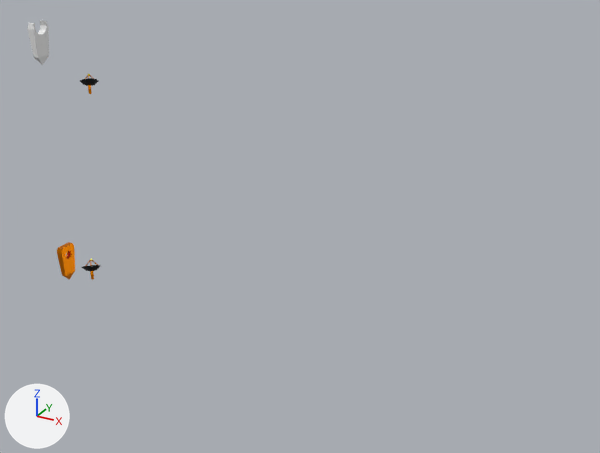
A saved change to the Blender file Unity/Astral Codex/Assets/stationv2.blend.
Rendered twice from a 50 mm lens placed at (136.4, -142.6, 90.9), pointed at (57.5, 0.9, 19.1). Every picture has the same lights, and +X, +Y and +Z are marked at lower left. The same objects are shown in both versions, whatever each file hides.

Script lines for the objects in view, before the commit:
```python
me_cube_006 = bpy.data.meshes.new('Cube.006')
me_cube_006.from_pydata(...)  # 13 vertices, 13 faces; spans x -1.0..1.0, y -2.36..2.36, z -5.59..4.45
me_icosphere_012 = bpy.data.meshes.new('Icosphere.012')
me_icosphere_012.from_pydata(...)  # 94 vertices, 108 faces; spans x -7.3..7.3, y -7.0..7.0, z -14.9..1.0
# faces by material slot: [20, 38, 50]
me_icosphere_012.materials.append(mat_light)  # yellow #fff855
me_icosphere_012.materials.append(mat_metal)  # orange #ff8e00
me_icosphere_012.materials.append(mat_floor)  # black #000000
ob_icosphere_007 = bpy.data.objects.new('Icosphere.007', me_icosphere_012)
ob_icosphere_007.location = (7.7, -11.0, 4.6)
ob_icosphere_007.rotation_euler = (-0.52, 0.0, 0.679)  # degrees (-30, 0, 39)
ob_icosphere_007.scale = (0.313, 0.313, 0.313)
ob_monolithnohole = bpy.data.objects.new('MonolithNoHole', me_cube_006)
ob_monolithnohole.location = (-11.6, 0.0, 52.3)
_m = ob_monolithnohole.modifiers.new('Boolean', 'BOOLEAN')
_m.object = ob_cylinder_009
```
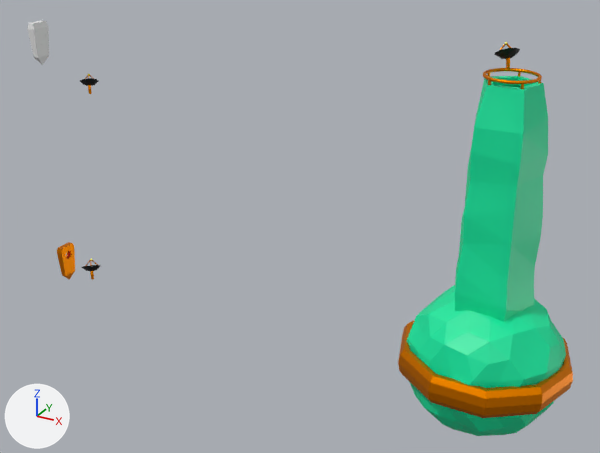
Changed parts and their boxes (x1, y1, x2, y2) in the pictures (600 x 453 px):
'Tower', added (green)
    after: (455, 76, 548, 322)
'Core', added (green)
    after: (406, 285, 566, 436)
'Leg Support Ring', added
    after: (398, 320, 573, 418)
'Light Ring', added (orange)
    after: (483, 68, 542, 84)
'Icosphere.006', added
    after: (495, 42, 520, 70)
    faces in mat_floor (black #000000): (495, 48, 520, 59)
'Light Ring Support', added
    after: (487, 72, 541, 89)

Edits to the bpy script that builds the scene:
```text
Add me_cube_007:
    me_cube_007.from_pydata([(4.415, 1.126, -0.934), (4.415, 1.126, 0.03), (4.308, 1.483, -0.934), (4.308, 1.483, 0.03), (4.771, 1.233, -0.934), (4.771, 1.233, 0.03), (4.665, 1.59, -0.934), (4.665, 1.59, 0.03)], [], [(0, 1, 3, 2), (2, 3, 7, 6), (6, 7, 5, 4), (4, 5, 1, 0), (2, 6, 4, 0), (7, 3, 1, 5)])
    me_cube_007.materials.append(mat_metal)  # orange #ff8e00
Add ob_light_ring_support:
    ob_light_ring_support = bpy.data.objects.new('Light Ring Support', me_cube_007)  # modifiers ARRAY
    ob_light_ring_support.location = (99.9, 0.0, 56.7)
Add ob_entryway_reference:
    ob_entryway_reference = bpy.data.objects.new('Entryway Reference', None)
    ob_entryway_reference.location = (99.85, 0.0273, 56.71)
    ob_entryway_reference.rotation_euler = (0.0, 0.0, 1.27)  # degrees (0, 0, 73)
Add ob_light_ring:
    ob_light_ring = bpy.data.objects.new('Light Ring', me_torus_014)  # a torus around z (ring radius 16.0, tube radius 1.0) spanning x -17.0..17.0, y -17.0..17.0, z -1.0..1.0; in mat_metal (orange #ff8e00)
    ob_light_ring.location = (99.9, 0.0, 56.9)
    ob_light_ring.scale = (0.295, 0.295, 0.295)
Add ob_leg_support_ring:
    ob_leg_support_ring = bpy.data.objects.new('Leg Support Ring', me_torus_011)  # a torus around z (ring radius 16.0, tube radius 1.5) spanning x -17.5..17.5, y -16.6..16.6, z -1.4..1.4; in mat_metal (orange #ff8e00)
    ob_leg_support_ring.location = (100.0, 0.0, 0.0)
    ob_leg_support_ring.scale = (1.0, 1.0, 2.08)
Add ob_core:
    ob_core = bpy.data.objects.new('Core', me_icosphere)  # 162 vertices, 320 faces; spans x -1.02..1.01, y -1.06..1.06, z -1.05..1.07; in mat_walls (green #00e7a0); modifiers BOOLEAN, BOOLEAN
    ob_core.location = (100.0, 0.0, 0.0)
    ob_core.scale = (15.0, 15.0, 15.0)
Add ob_core_interior:
    ob_core_interior = bpy.data.objects.new('Core Interior', me_sphere)  # a UV sphere (32 segments, 16 rings, poles along z) spanning x -1.0..1.0, y -1.0..1.0, z -1.0..1.0
    ob_core_interior.location = (100.0, 0.0, 0.0)
    ob_core_interior.scale = (13.7, 13.7, 13.7)
Add ob_interior_door:
    ob_interior_door = bpy.data.objects.new('Interior Door', me_cylinder_027)  # a 5-sided cylinder along z spanning x -0.95..0.95, y -0.81..1.0, z -1.0..1.0
    ob_interior_door.location = (99.65, 0.32, 13.45)
    ob_interior_door.scale = (4.0, 4.0, 5.25)
Add ob_tower:
    ob_tower = bpy.data.objects.new('Tower', me_cylinder_022)  # 45 vertices, 42 faces; spans x -1.0..1.03, y -0.86..1.08, z -1.0..1.0; in mat_walls (green #00e7a0); modifiers BOOLEAN, BOOLEAN, BOOLEAN
    ob_tower.location = (100.0, 0.0, 33.6)
    ob_tower.scale = (7.98, 7.98, 22.2)
Add ob_tower_interior:
    ob_tower_interior = bpy.data.objects.new('Tower Interior', me_cylinder_024)  # a 32-sided cut cone along z (radius 1.0 at the low end, 0.63 at the high end) spanning x -1.0..1.0, y -1.0..1.0, z -1.0..1.0
    ob_tower_interior.location = (100.0, 0.0, 35.18)
    ob_tower_interior.scale = (6.35, 6.35, 19.2)
Add ob_exterior_door:
    ob_exterior_door = bpy.data.objects.new('Exterior Door', me_cylinder_027.copy())
    ob_exterior_door.location = (100.0, 0.0, 53.42)
    ob_exterior_door.scale = (4.0, 4.0, 2.98)
Add ob_icosphere_006:
    ob_icosphere_006 = bpy.data.objects.new('Icosphere.006', me_icosphere_012.copy())  # the mesh of ob_icosphere_007
    ob_icosphere_006.location = (96.8, 5.6, 61.2)
    ob_icosphere_006.rotation_euler = (-0.52, 0.0, 0.679)  # degrees (-30, 0, 39)
    ob_icosphere_006.scale = (0.313, 0.313, 0.313)
```
